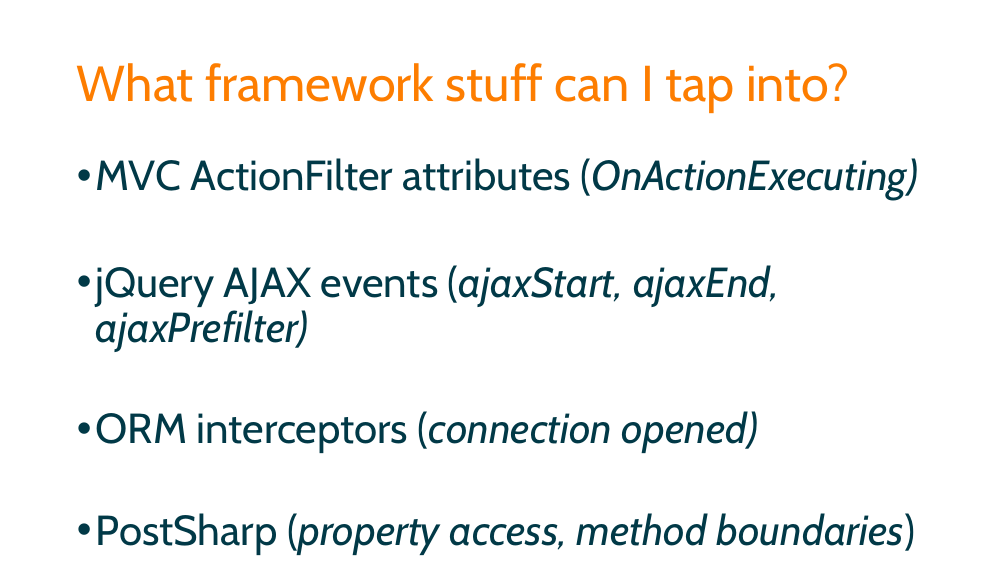
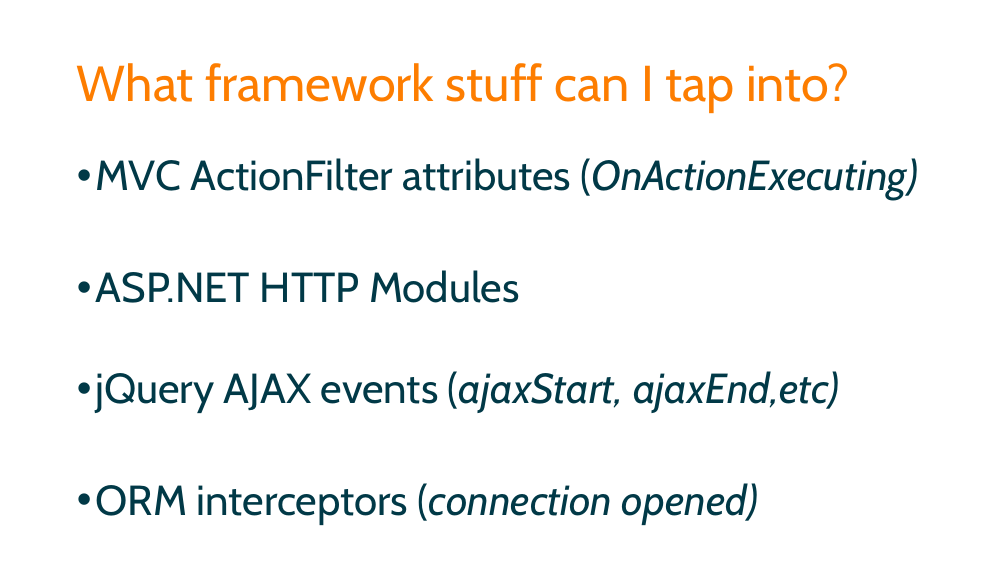
Before and after one commit to spetryjohnson/Talk---Dont-Write-Secure-Code-Design-Secure-Systems, a slide deck: slide 10 of Secure Systems - CodeMash 2017.pptx. Drawn at 1008x567 pixels with LibreOffice and Linux fonts; fonts in the diff are those of the drawing. Boxes give left, top, right and bottom in pixels: in the first picture for what was removed or moved away, otherwise in the second. Text is boxed around its words. In the diff, an @@ line names an element or a change of style, - is before the commit and + after.

```diff
--- a/Secure Systems - CodeMash 2017.pptx
+++ b/Secure Systems - CodeMash 2017.pptx
@@ text at box(96, 270, 840, 413): text changed; italic off @@
-• jQuery AJAX events (ajaxStart, ajaxEnd, ajaxPrefilter)
+• ASP.NET HTTP Modules
+• jQuery AJAX events (ajaxStart, ajaxEnd,etc)
@@ text at box(96, 513, 915, 554): paragraph removed @@
-• PostSharp (property access, method boundaries)
```
Also in this commit, not shown: 2 other slides changed, 1 slide removed, 2 other files.
